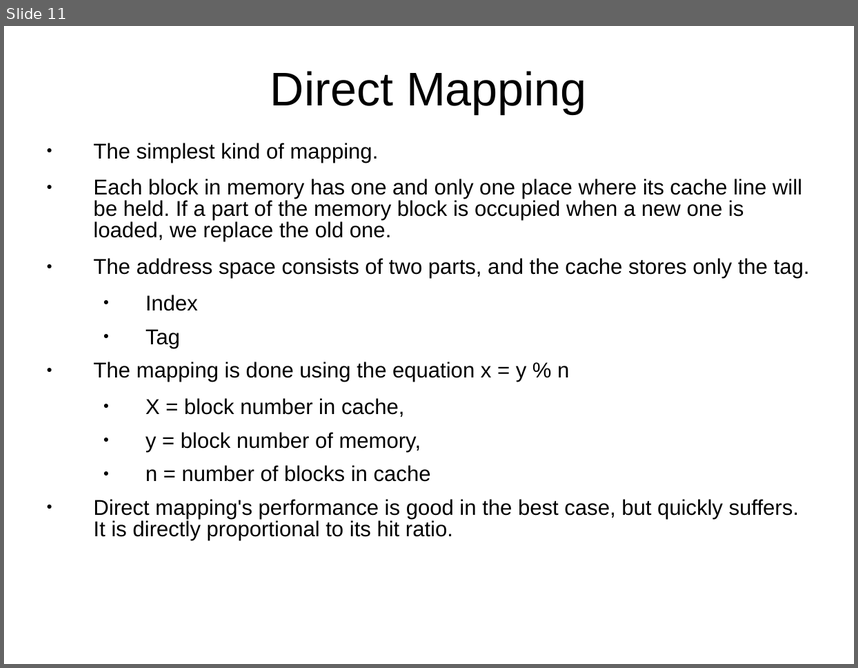
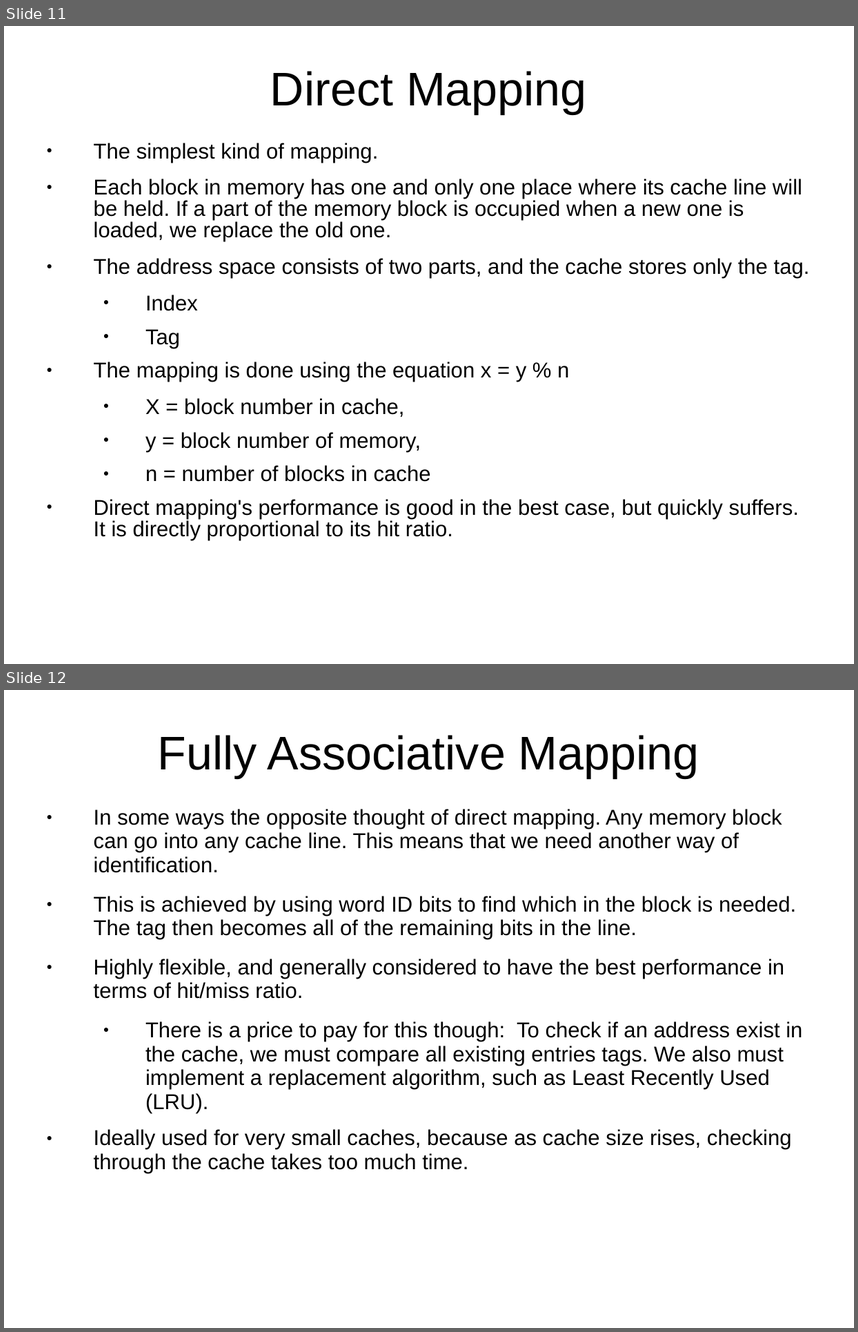
Before and after one commit to Gibbedboy/CSCI-460-Presentation, a slide deck: CacheMemory.ppt. Shown one above the other, each under a label of ours: slide 11 before the commit, slides 11 and 12 after it. The pictures are 858x668 and 858x1332 pixels, drawn with LibreOffice and Linux fonts; fonts in the diff are those of the drawing. Boxes give left, top, right and bottom in pixels: in the first picture for what was removed or moved away, otherwise in the second. Text is boxed around its words. In the diff, an @@ line names an element or a change of style, - is before the commit and + after.

Commit message:
Cache Mapping Done

```diff
--- a/CacheMemory.ppt
+++ b/CacheMemory.ppt
@@ slide 12 added at <box>4,690,854,1328</box>, background #FFFFFF @@
@@ title added at <box>158,735,700,778</box>, 44 pt, text #000000 @@
+Fully Associative Mapping
@@ text added at <box>94,809,802,1173</box>, 20 pt, text #000000 @@
+● In some ways the opposite thought of direct mapping. Any memory block can go into any cache line. This means that we need another way of identification.
+● This is achieved by using word ID bits to find which in the block is needed. The tag then becomes all of the remaining bits in the line.
+● Highly flexible, and generally considered to have the best performance in terms of hit/miss ratio.
+  ● There is a price to pay for this though: To check if an address exist in the cache, we must compare all existing entries tags. We also must implement a replacement algorithm, such as Least Recently Used (LRU).
+● Ideally used for very small caches, because as cache size rises, checking through the cache takes too much time.
```
Also in this commit, not shown: 4 other slides added, 3 slides removed, 1 other file.
